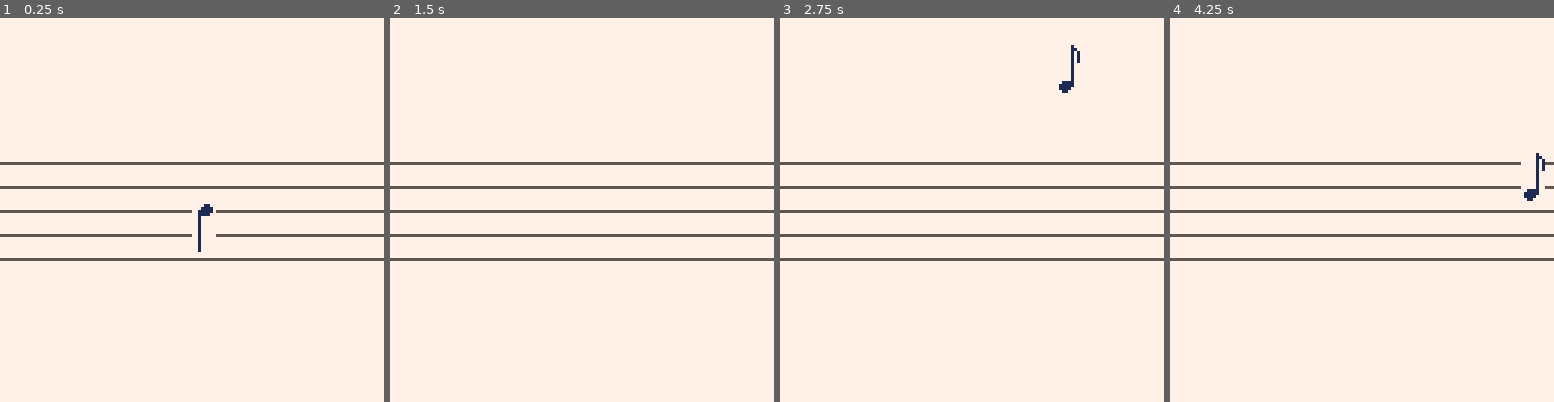
Above: before the commit, frames 1-4 (left to right).
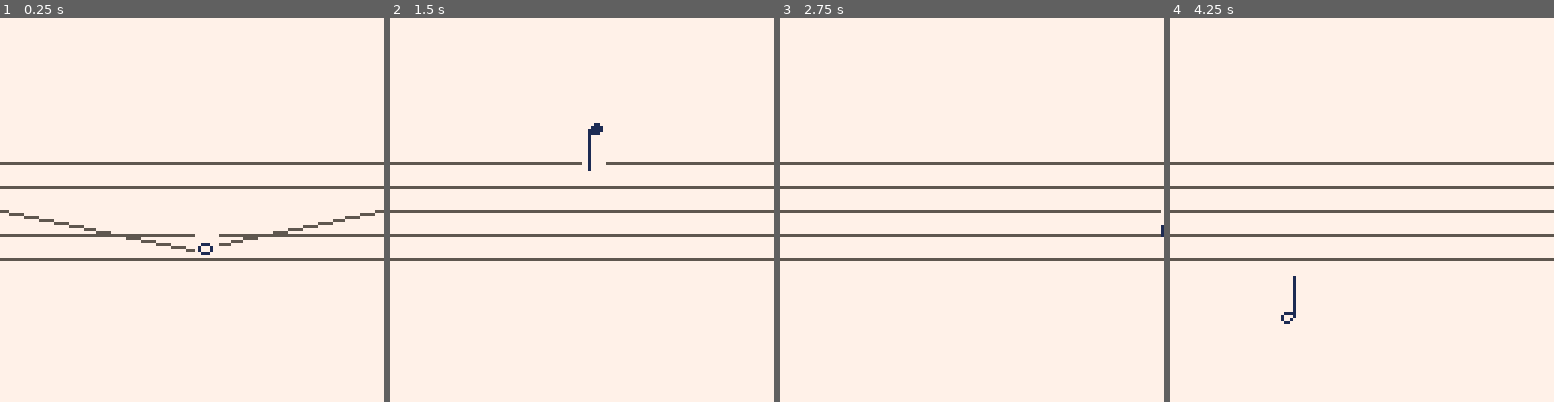
Above: after the commit, the same moments.

Repository: hypp/ld41
Game: PICO-8 cartridge carts/ld41.p8
Two runs of this game, one before a commit and one after it. Both use one fixed random seed, a clock stepped at 60 frames per second and the inputs below.
Inputs:
- Up to frame 1 (0.25 s): no input
- Up to frame 2 (1.5 s): tap X (X key) at 0.33, 1.07 s; tap O (Z key) at 0.7 s
- Up to frame 3 (2.75 s): hold Right 1.6-2.1 s; tap O (Z key) at 1.7, 2.1, 2.5 s; tap X (X key) at 1.85 s; hold Right from 2.47 s (still down)
- Up to frame 4 (4.25 s): tap O (Z key) every 0.4 s from 2.9 to 4.1 s; tap X (X key) at 2.97, 4.08 s; release Right at 3.03 s; hold Left 3.08-3.58 s; hold Right from 4.02 s (still down)

The runs differ from the first frame. In frame 1, 1.5% of the frame differs, in the area x 2-98%, y 48-62%; in frame 2, 0.2%; in frame 3, 0.2%; in frame 4, 0.4%.

Commit message:
add spring to line

Diff:
--- a/carts/ld41.p8
+++ b/carts/ld41.p8
@@ -11,9 +11,29 @@
  player.acc_x = 0.0
  player.jumping = false
  player.note_length = 0
+
+
+ y = 48
+ lines = {}
+ for i=1,5 do
+  line1={}
+  line1.y = y
+  line1.has_player = false
+  add(lines,line1)
+
+  y += 8
+ end
+
+ lines[3].has_player = true
+ player.line = 3
+
 end
 
 function _update()
+ local force_y = 0
+ force_y += 0.6 -- gravity
+
+
  if btn(0) then
   player.acc_x = -1.0
  elseif btn(1) then
@@ -23,18 +43,39 @@
   player.vel_x = 0.0
  end
  if player.jumping then
-  player.acc_y += 0.1
+  force_y += 0.0
  elseif btn(4) then
   player.jumping = true
-  player.acc_y = -1.0
+  if player.line > 0 then
+   lines[player.line].has_player = false
+  end
+  player.line = 0
+  force_y += -8.0
  end
  if btnp(5) then
-  player.note_length = (player.note_length + 1) % 2
+  player.note_length = (player.note_length + 1) % 4
  end
+
+ if player.line > 0 then
+  k = 0.045
+  d = 0.08
+  diff = lines[player.line].y - player.y
+  force_y += diff*k - player.vel_y*d
+ end
+
+ player.acc_y = force_y
 
  player.vel_x += player.acc_x
  player.vel_y += player.acc_y
- player.x = (player.x + player.vel_x) % 128
+ player.x = player.x + player.vel_x
+
+ if player.x < 0 then
+  player.x = 0
+ end
+ if player.x > 127 then
+  player.x = 127
+ end
+
  player.y = player.y + player.vel_y
 
  if player.y > 100 then
@@ -49,33 +90,36 @@
 function _draw()
  cls(7)
 
- line(0,48,127,48,5)
- line(0,56,127,56,5)
- line(0,64,127,64,5)
- line(0,72,127,72,5)
- line(0,80,127,80,5)
+ for l in all(lines) do
+  if l.has_player then
+   line(0,l.y,player.x,player.y,5)
+   line(player.x,player.y,127,l.y,5)
+  else
+   line(0,l.y,127,l.y,5)
+  end
+ end
 
  if player.y >= 64 then
+  spr(player.note_length,player.x+1,player.y-14,1,2)
+ else
   spr(player.note_length,player.x,player.y-2,1,2,true,true)
- else
-  spr(player.note_length,player.x,player.y-14,1,2)
  end
 
 end
 __gfx__
-77777177777771770000000000000000000000000000000000000000000000000000000000000000000000000000000000000000000000000000000000000000
-77777177777771170000000000000000000000000000000000000000000000000000000000000000000000000000000000000000000000000000000000000000
-77777177777771710000000000000000000000000000000000000000000000000000000000000000000000000000000000000000000000000000000000000000
-77777177777771710000000000000000000000000000000000000000000000000000000000000000000000000000000000000000000000000000000000000000
-77777177777771710000000000000000000000000000000000000000000000000000000000000000000000000000000000000000000000000000000000000000
-77777177777771710000000000000000000000000000000000000000000000000000000000000000000000000000000000000000000000000000000000000000
-77777177777771770000000000000000000000000000000000000000000000000000000000000000000000000000000000000000000000000000000000000000
-77777177777771770000000000000000000000000000000000000000000000000000000000000000000000000000000000000000000000000000000000000000
-77777177777771770000000000000000000000000000000000000000000000000000000000000000000000000000000000000000000000000000000000000000
-77777177777771770000000000000000000000000000000000000000000000000000000000000000000000000000000000000000000000000000000000000000
-77777177777771770000000000000000000000000000000000000000000000000000000000000000000000000000000000000000000000000000000000000000
-77777177777771770000000000000000000000000000000000000000000000000000000000000000000000000000000000000000000000000000000000000000
-77111177771111770000000000000000000000000000000000000000000000000000000000000000000000000000000000000000000000000000000000000000
-71111177711111770000000000000000000000000000000000000000000000000000000000000000000000000000000000000000000000000000000000000000
-71111777711117770000000000000000000000000000000000000000000000000000000000000000000000000000000000000000000000000000000000000000
-77117777771177770000000000000000000000000000000000000000000000000000000000000000000000000000000000000000000000000000000000000000
+77777777777771777777717777777177000000000000000000000000000000000000000000000000000000000000000000000000000000000000000000000000
+77777777777771777777717777777117000000000000000000000000000000000000000000000000000000000000000000000000000000000000000000000000
+77777777777771777777717777777171000000000000000000000000000000000000000000000000000000000000000000000000000000000000000000000000
+77777777777771777777717777777171000000000000000000000000000000000000000000000000000000000000000000000000000000000000000000000000
+77777777777771777777717777777171000000000000000000000000000000000000000000000000000000000000000000000000000000000000000000000000
+77777777777771777777717777777171000000000000000000000000000000000000000000000000000000000000000000000000000000000000000000000000
+77777777777771777777717777777177000000000000000000000000000000000000000000000000000000000000000000000000000000000000000000000000
+77777777777771777777717777777177000000000000000000000000000000000000000000000000000000000000000000000000000000000000000000000000
+77777777777771777777717777777177000000000000000000000000000000000000000000000000000000000000000000000000000000000000000000000000
+77777777777771777777717777777177000000000000000000000000000000000000000000000000000000000000000000000000000000000000000000000000
+77777777777771777777717777777177000000000000000000000000000000000000000000000000000000000000000000000000000000000000000000000000
+77777777777771777777717777777177000000000000000000000000000000000000000000000000000000000000000000000000000000000000000000000000
+77111777771111777711117777111177000000000000000000000000000000000000000000000000000000000000000000000000000000000000000000000000
+71777177717771777111117771111177000000000000000000000000000000000000000000000000000000000000000000000000000000000000000000000000
+71777177717717777111177771111777000000000000000000000000000000000000000000000000000000000000000000000000000000000000000000000000
+77111777771177777711777777117777000000000000000000000000000000000000000000000000000000000000000000000000000000000000000000000000
